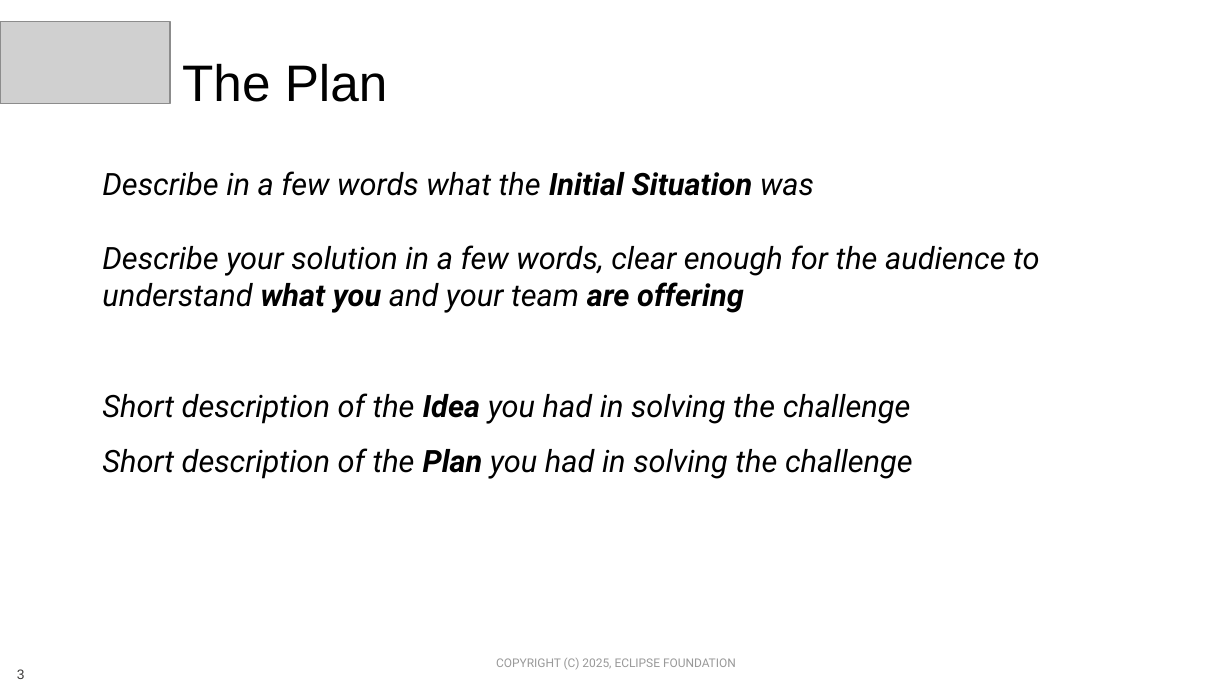
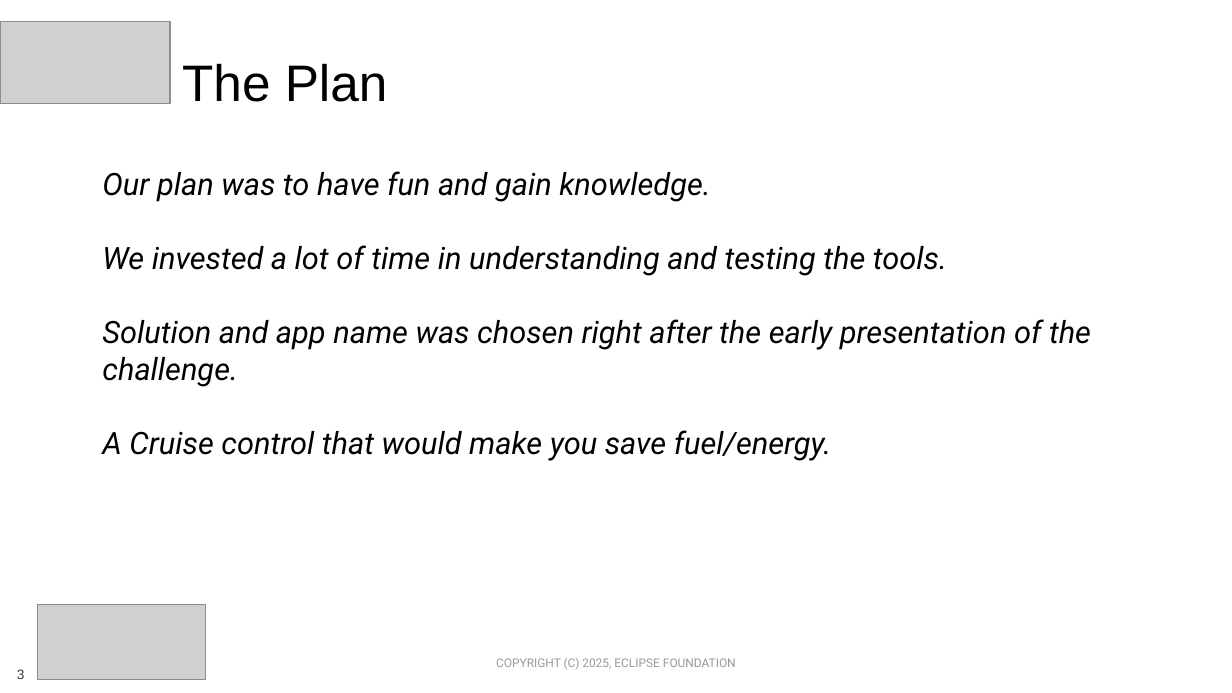
Before and after one commit to Eclipse-SDV-Hackathon-Chapter-Three/criticallites, a slide deck: slide 3 of SDV Hackathon 2025 - Pitching Slides Template.pptx. Drawn at 1232x693 pixels with LibreOffice and Linux fonts; fonts in the diff are those of the drawing; grey boxes stand for pictures; background and template pictures are left out. Boxes give left, top, right and bottom in pixels: in the first picture for what was removed or moved away, otherwise in the second. Text is boxed around its words. In the diff, an @@ line names an element or a change of style, - is before the commit and + after.

```diff
--- a/SDV Hackathon 2025 - Pitching Slides Template.pptx
+++ b/SDV Hackathon 2025 - Pitching Slides Template.pptx
@@ text at bbox=[102, 171, 1091, 461]: text changed @@
-Describe in a few words what the Initial Situation was
-Describe your solution in a few words, clear enough for the audience to understand what you and your team are offering
-Short description of the Idea you had in solving the challenge
-Short description of the Plan you had in solving the challenge
+Our plan was to have fun and gain knowledge.
+We invested a lot of time in understanding and testing the tools.
+Solution and app name was chosen right after the early presentation of the challenge.
+A Cruise control that would make you save fuel/energy.
@@ picture added at bbox=[38, 605, 206, 680] @@
```
Also in this commit, not shown: 4 other slides changed, 4 slides added, 4 slides removed.
